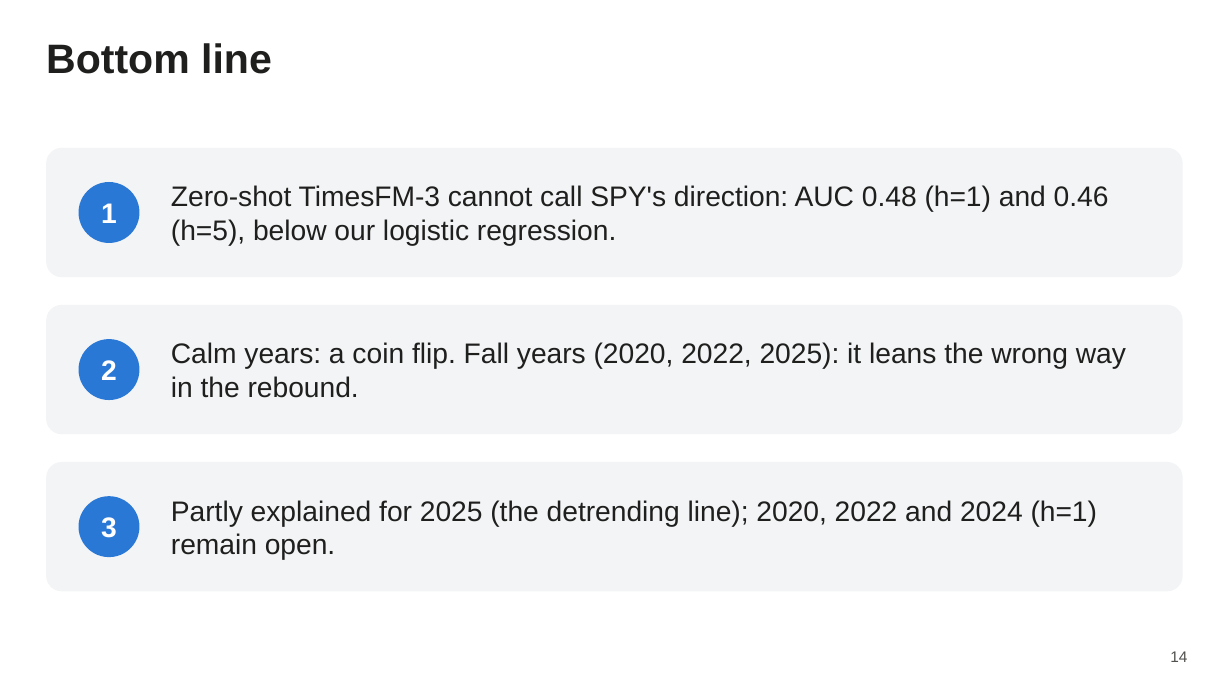
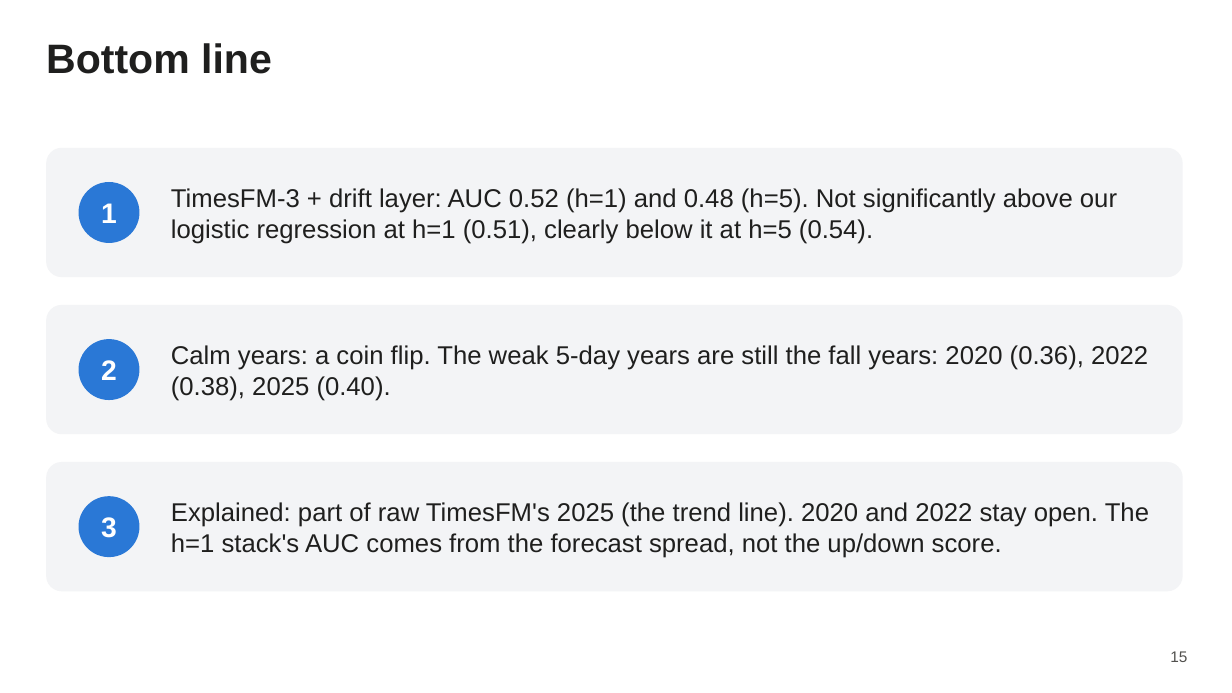
Before and after one commit to AmauryJayr/Predicting-SP500, a slide deck: slide 15 of timesfm3_experiment/slides/timesfm3_slides.pptx (slide 14 before the commit). Drawn at 1232x693 pixels with LibreOffice and Linux fonts; fonts in the diff are those of the drawing. Boxes give left, top, right and bottom in pixels: in the first picture for what was removed or moved away, otherwise in the second. Text is boxed around its words. In the diff, an @@ line names an element or a change of style, - is before the commit and + after.

Commit message:
TimesFM-3 slides: drift layer results throughout, new analysis slides
Results and year slides now use TimesFM + drift layer (stacking for h=1,
recalibration for h=5, picked on 2015-2018). Adds the how-it-was-built,
root-cause, drift and VIX slides; removes a stray LibreOffice lock file.

```diff
--- a/timesfm3_experiment/slides/timesfm3_slides.pptx
+++ b/timesfm3_experiment/slides/timesfm3_slides.pptx
@@ text at (171,188,1117,244): text changed; size 22 to 20 pt @@
-Zero-shot TimesFM-3 cannot call SPY's direction: AUC 0.48 (h=1) and 0.46 (h=5), below our logistic regression.
+TimesFM-3 + drift layer: AUC 0.52 (h=1) and 0.48 (h=5). Not significantly above our logistic regression at h=1 (0.51), clearly below it at h=5 (0.54).
@@ text at (171,345,1148,401): text changed; size 22 to 20 pt @@
-Calm years: a coin flip. Fall years (2020, 2022, 2025): it leans the wrong way in the rebound.
+Calm years: a coin flip. The weak 5-day years are still the fall years: 2020 (0.36), 2022 (0.38), 2025 (0.40).
@@ text at (171,502,1149,558): text changed; size 22 to 20 pt @@
-Partly explained for 2025 (the detrending line); 2020, 2022 and 2024 (h=1) remain open.
+Explained: part of raw TimesFM's 2025 (the trend line). 2020 and 2022 stay open. The h=1 stack's AUC comes from the forecast spread, not the up/down score.
@@ text at (1170,651,1187,662): text changed @@
-14
+15
```
Also in this commit, not shown: 11 other slides changed, 1 slide added, 20 other files.
